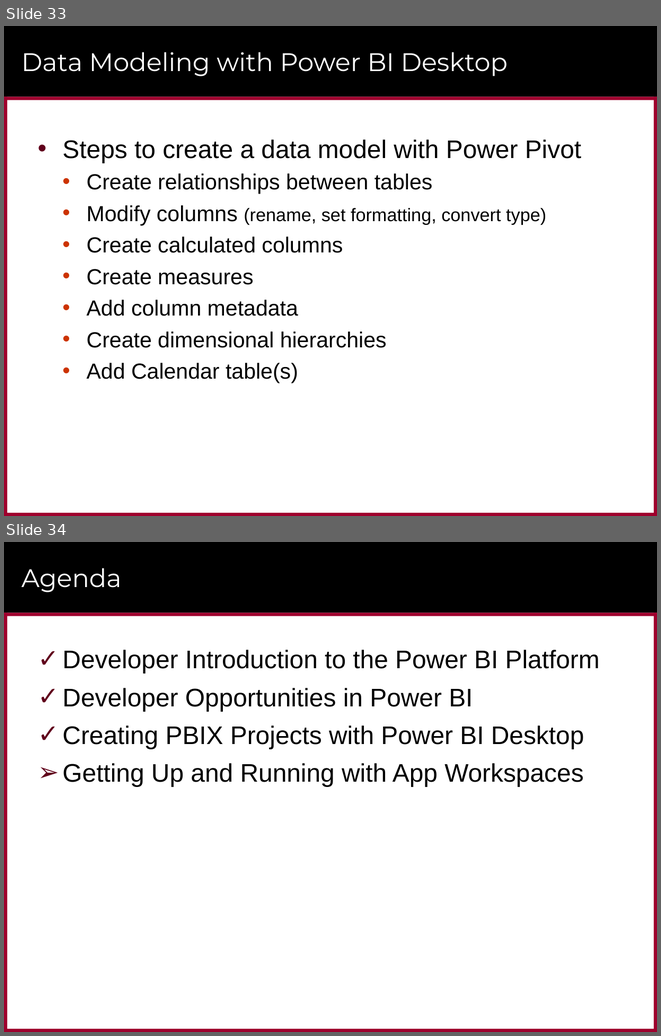
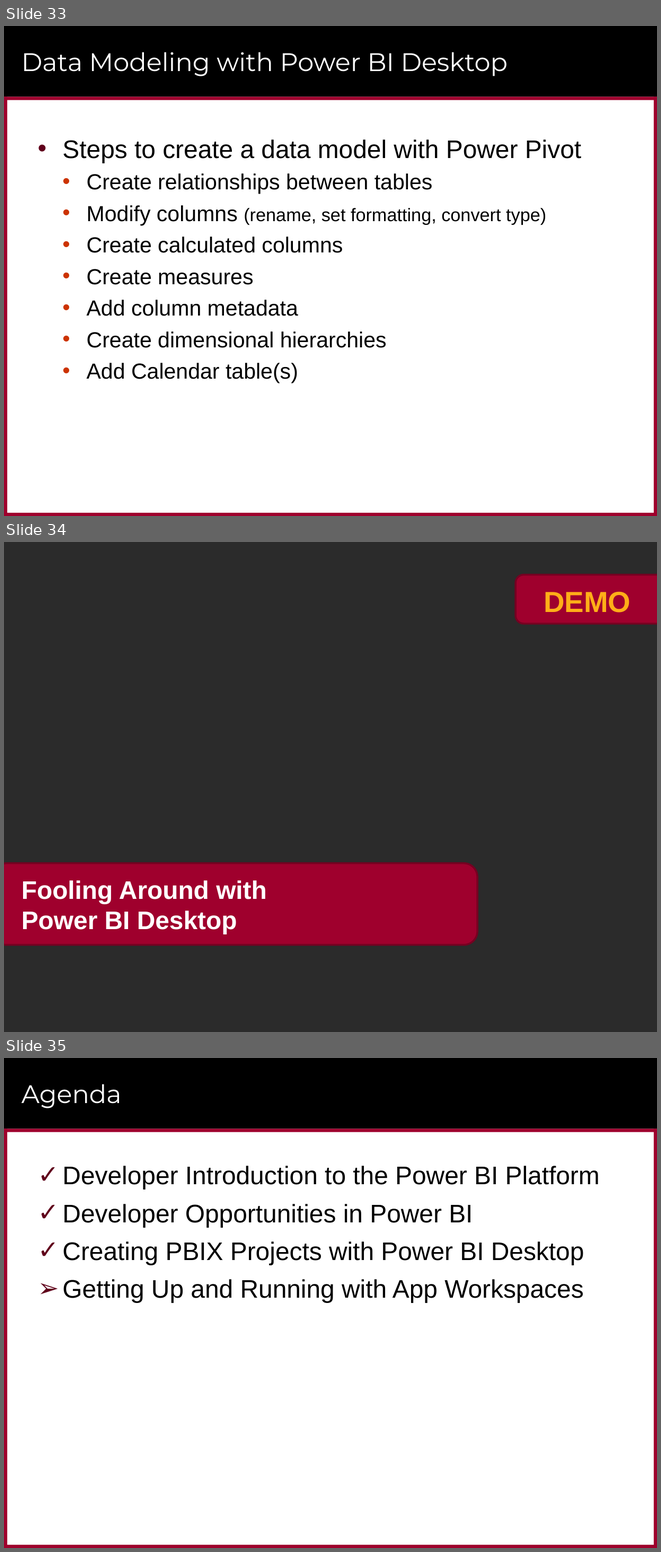
Before and after one commit to CriticalPathTraining/DevInADay, a slide deck: Modules/01_Intro/slides.pptx. Shown one above the other, each under a label of ours: slides 33 and 34 before the commit, slides 33, 34 and 35 after it. The pictures are 661x1036 and 661x1552 pixels, drawn with LibreOffice and Linux fonts; fonts in the diff are those of the drawing; background and template pictures are left out; a plain dark background stands for a picture behind light text. Boxes give left, top, right and bottom in pixels: in the first picture for what was removed or moved away, otherwise in the second. Text is boxed around its words. In the diff, an @@ line names an element or a change of style, - is before the commit and + after.

```diff
--- a/Modules/01_Intro/slides.pptx
+++ b/Modules/01_Intro/slides.pptx
@@ slide 34 added at (4,542,657,1032), background picture (left out) @@
@@ rounded rectangle added at (515,575,657,624), fill #9F002D, outline #760021 2 pt @@
@@ text added at (544,592,630,612), 32 pt, text gradient #FFD597 to #FFAE18 to #C08F00, bold @@
+DEMO
@@ rounded rectangle added at (4,863,477,945), fill #9F002D, outline #760021 2 pt @@
@@ title added at (21,880,267,934), 28 pt, text #FFFFFF, bold @@
+Fooling Around with
+Power BI Desktop
@@ what was slide 34 is now slide 35 @@
```
Also in this commit, not shown: 2 slides changed, 13 other files.
